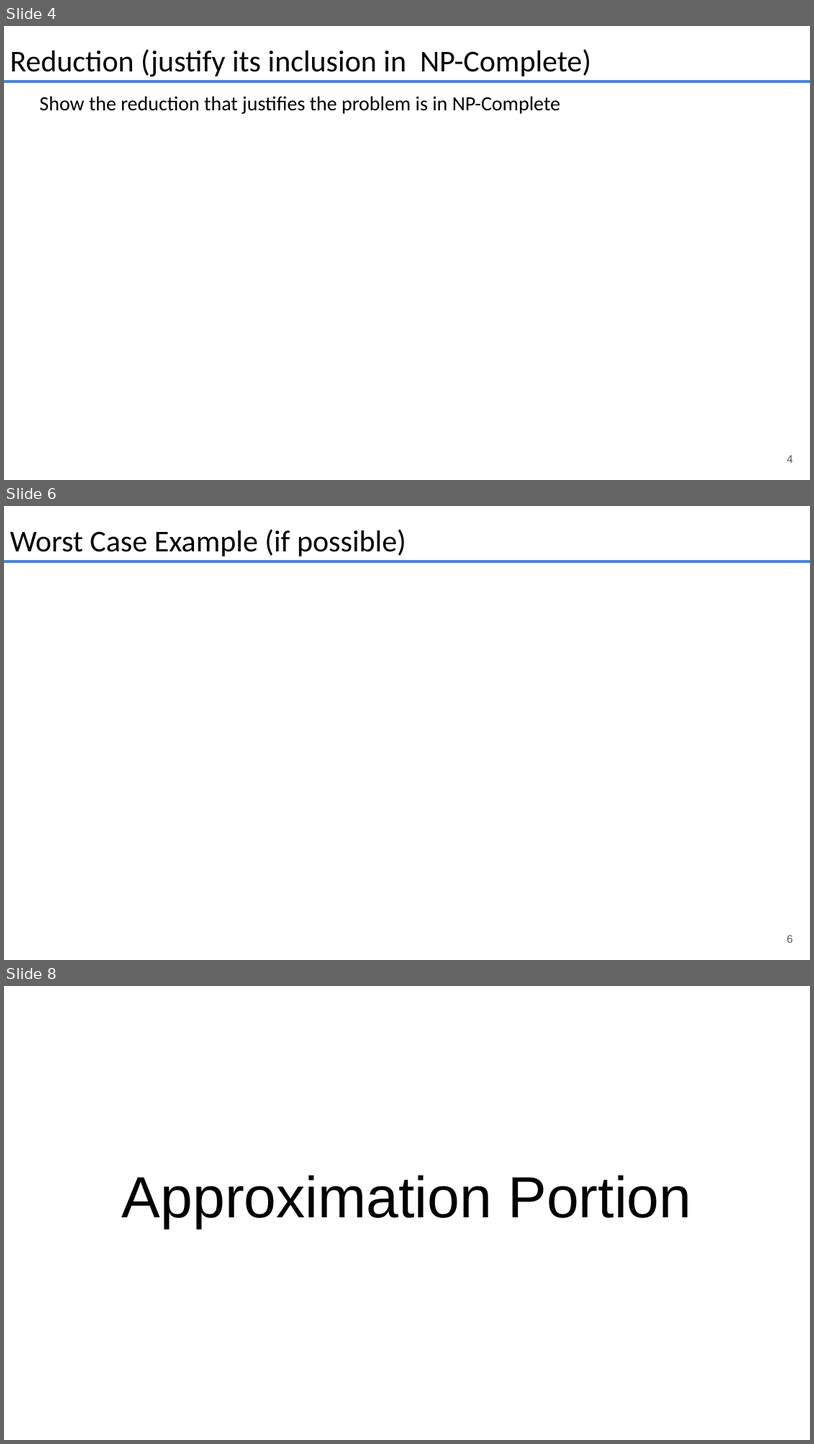
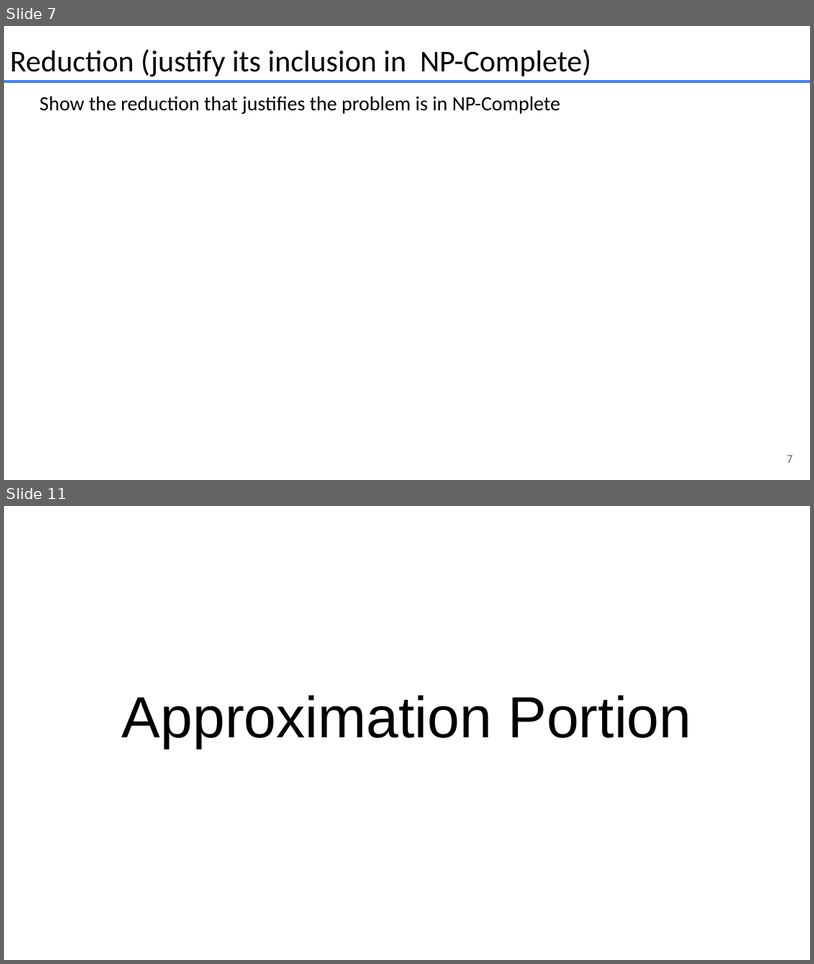
Before and after one commit to JustinMatthewNewman/cs412_FinalProject, a slide deck: presentations/problem_presentation.pptx. Shown one above the other, each under a label of ours: slides 4, 6 and 8 before the commit, slides 7 and 11 after it; the slides between them are not shown. The pictures are 814x1444 and 814x964 pixels, drawn with LibreOffice and Linux fonts; fonts in the diff are those of the drawing. Boxes give left, top, right and bottom in pixels: in the first picture for what was removed or moved away, otherwise in the second. Text is boxed around its words. In the diff, an @@ line names an element or a change of style, - is before the commit and + after.

```diff
--- a/presentations/problem_presentation.pptx
+++ b/presentations/problem_presentation.pptx
@@ slide 6 removed at <box>4,506,810,960</box>, background #FFFFFF @@
@@ text removed at <box>10,529,406,556</box> @@
-Worst Case Example (if possible)
@@ line removed from (4, 561) to (810, 561) @@
@@ page number removed at <box>787,934,793,942</box> @@
-6
@@ what was slide 4 is now slide 7 @@
@@ page number at <box>787,454,793,462</box>: text changed @@
-4
+7
@@ what was slide 8 is now slide 11 @@
```
Also in this commit, not shown: 4 slides changed, 4 slides added.
